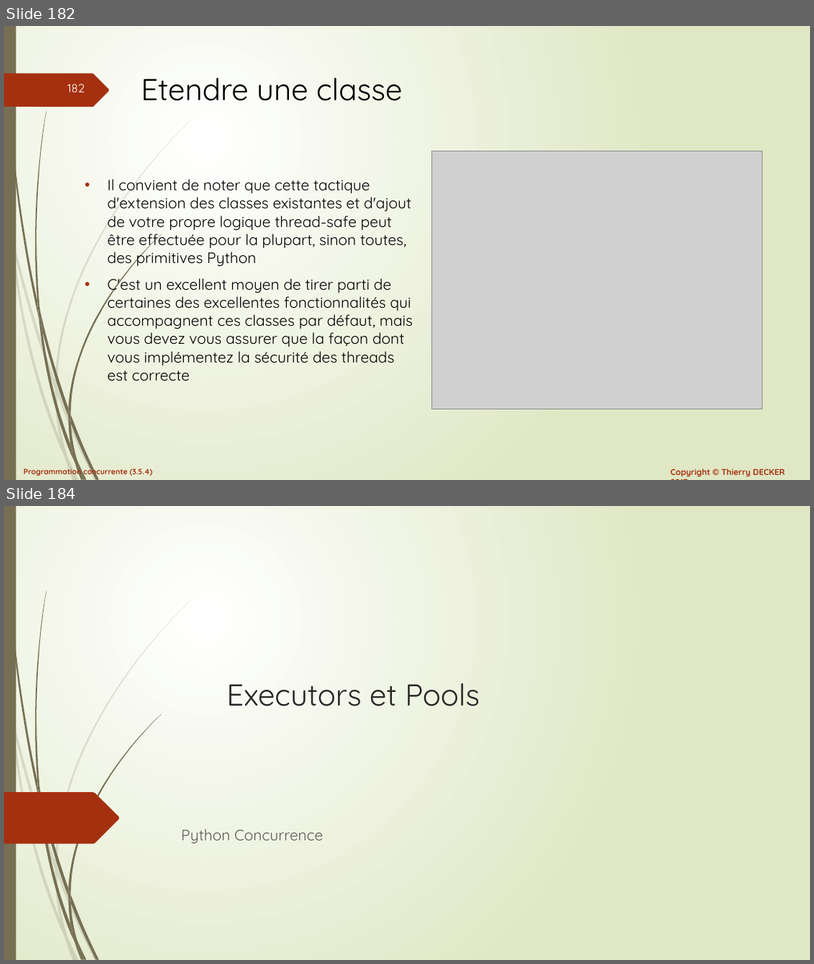
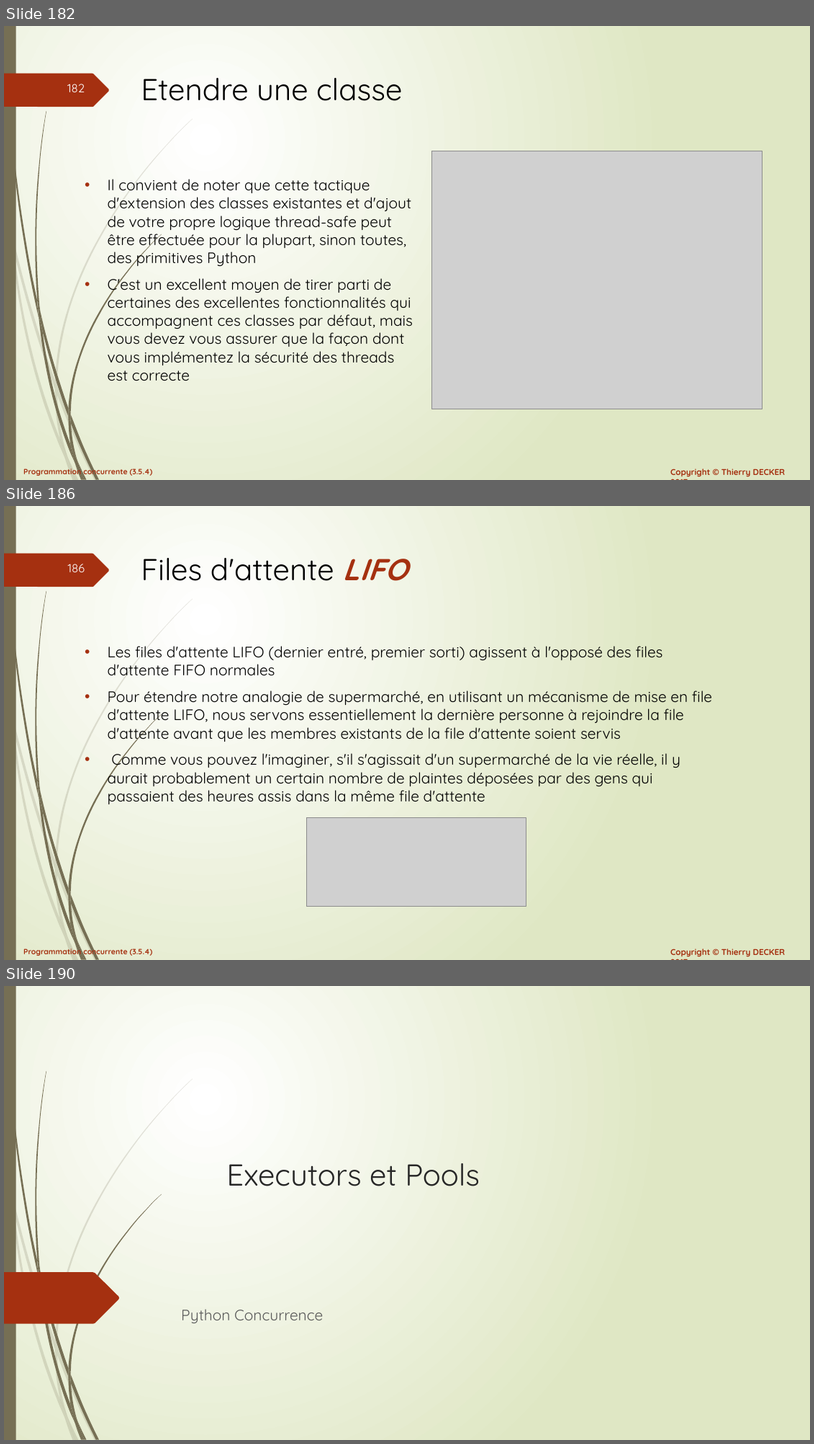
Before and after one commit to VikmanTheRacoon/learning-python, a slide deck: documentations/python-concurrency.pptx. Shown one above the other, each under a label of ours: slides 182 and 184 before the commit, slides 182, 186 and 190 after it; the slides between them are not shown. The pictures are 814x964 and 814x1444 pixels, drawn with LibreOffice and Linux fonts; fonts in the diff are those of the drawing; grey boxes stand for pictures. Boxes give left, top, right and bottom in pixels: in the first picture for what was removed or moved away, otherwise in the second. Text is boxed around its words. In the diff, an @@ line names an element or a change of style, - is before the commit and + after.

```diff
--- a/documentations/python-concurrency.pptx
+++ b/documentations/python-concurrency.pptx
@@ slide 186 added at (x1=4, y1=506, x2=810, y2=960), background gradient #FFFFFF to #DFE8C4; not listed: 27 template elements that a slide beside it also shows @@
@@ title added at (x1=141, y1=558, x2=407, y2=581), 36 pt, text #000000 @@
+Files d'attente LIFO
@@ text added at (x1=108, y1=646, x2=712, y2=804), 18 pt, text #000000 @@
+• Les files d'attente LIFO (dernier entré, premier sorti) agissent à l'opposé des files d'attente FIFO normales
+• Pour étendre notre analogie de supermarché, en utilisant un mécanisme de mise en file d'attente LIFO, nous servons essentiellement la dernière personne à rejoindre la file d'attente avant que les membres existants de la file d'attente soient servis
+• Comme vous pouvez l'imaginer, s'il s'agissait d'un supermarché de la vie réelle, il y aurait probablement un certain nombre de plaintes déposées par des gens qui passaient des heures assis dans la même file d'attente
@@ picture added at (x1=307, y1=818, x2=527, y2=906) @@
@@ what was slide 184 is now slide 190 @@
```
Also in this commit, not shown: 1 slide changed, 5 other slides added, 1 other file.
